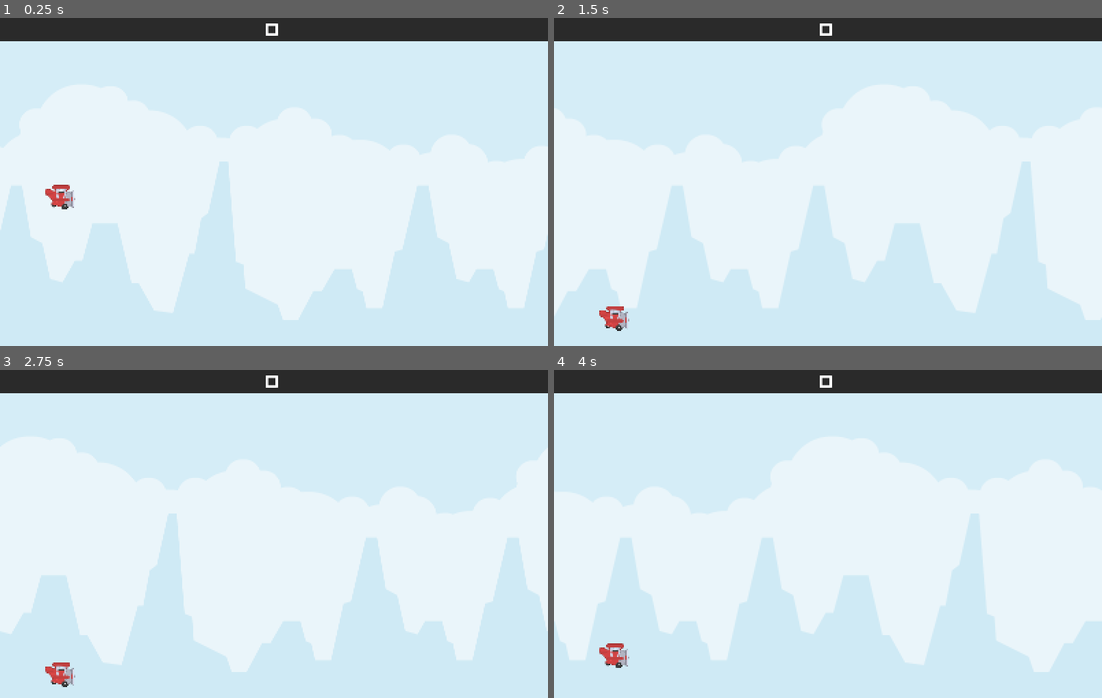
Above: before the commit, frames 1-4 (two rows, left to right).
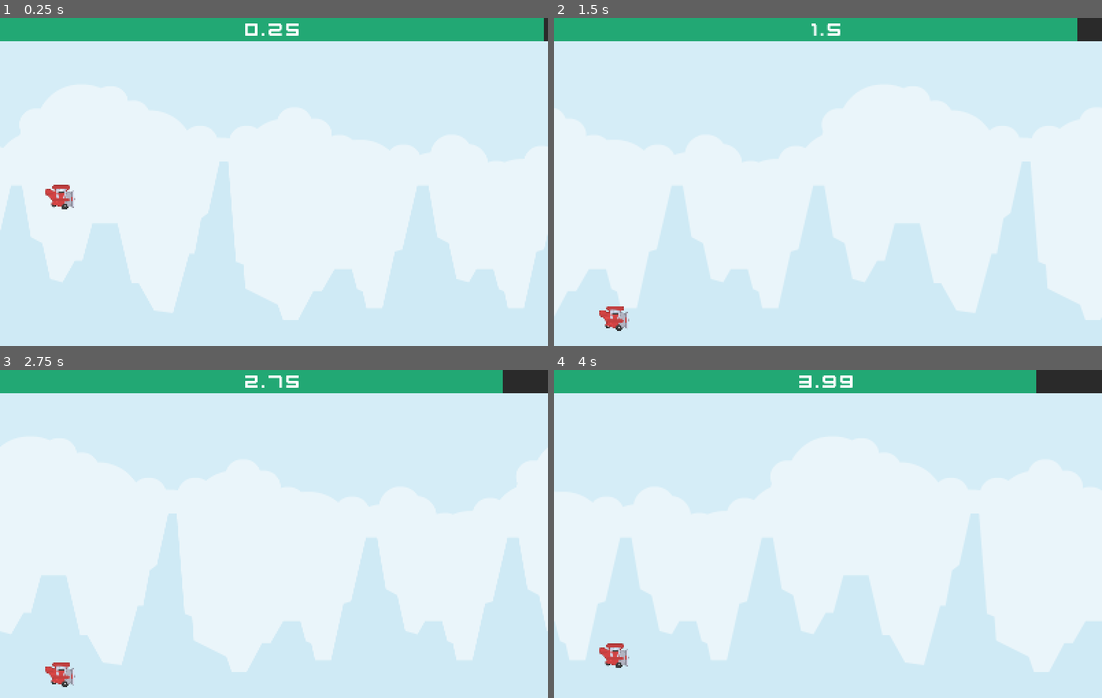
Above: after the commit, the same moments.

Repository: boflynn/tappy-plane
Game: Godot game, scene res://Main.tscn
Same seed, same stepped clock (60 frames per second), same inputs: the game is played once before the commit and once after it.
Inputs (mouse positions are in pixels of both pictures, inside the frame that each line leads up to):
- Up to frame 1 (0.25 s): no input
- Up to frame 2 (1.5 s): move the mouse to (948, 165) at 0.52 s; click (948, 165) at 0.6 s; move the mouse to (718, 198) at 1.27 s; click (718, 198) at 1.35 s
- Up to frame 3 (2.75 s): move the mouse to (328, 461) at 2.02 s; click (328, 461) at 2.1 s
- Up to frame 4 (4 s): move the mouse to (800, 599) at 2.77 s; click (800, 599) at 2.85 s; move the mouse to (992, 583) at 3.52 s; click (992, 583) at 3.6 s

The runs differ from the first frame. In frame 1, 7.0% of the frame differs, in the area x 0-100%, y 0-8%; in frame 2, 6.8%; in frame 3, 6.5%; in frame 4, 6.2%.

Commit message:
Add score and health UI changes

Diff:
--- a/main.gd
+++ b/main.gd
@@ -1,9 +1,20 @@
 extends Node
 
-var speed: int = 700
-# TODO - Any way to better determine this?
-var width: int = 3200
+var background_movement_speed: int = 700
+var health_decrease_speed: int = 3
+var health: float = 100
+var score: float = 0
 
 func _process(delta: float):
 	for lefty in get_tree().get_nodes_in_group("lefties"):
-		lefty.position.x -= delta * speed
+		lefty.position.x -= delta * background_movement_speed
+
+	if health > health_decrease_speed:
+		health -= delta * health_decrease_speed
+		$UI/HealthBar.value = health
+
+	score += delta
+	var formatted_score: String = str(score)
+	var decimal_index: int = formatted_score.find(".")
+	formatted_score = formatted_score.left(decimal_index + 3)
+	$UI/HealthBar/ScoreLabel.text = formatted_score
